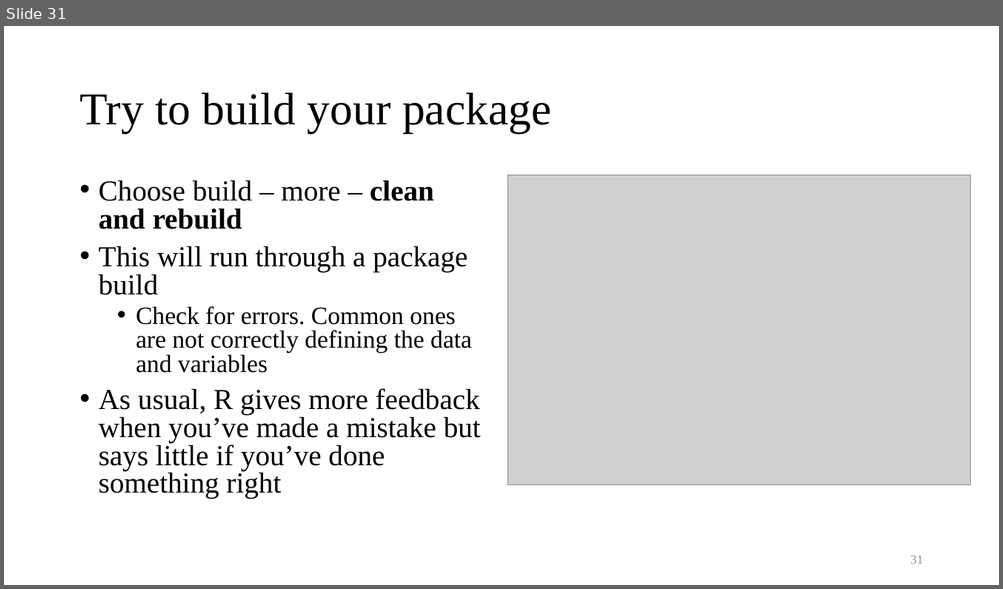
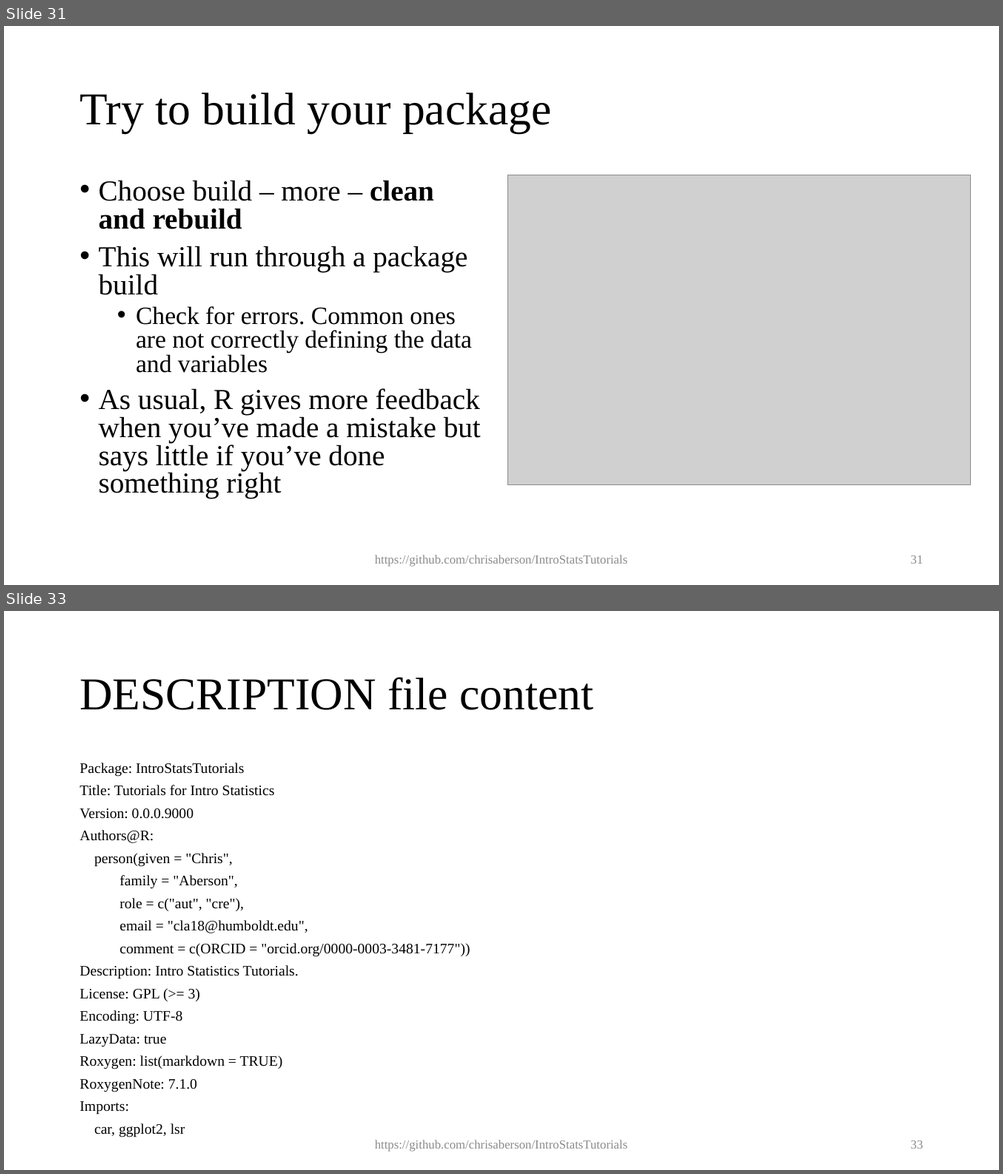
Before and after one commit to chrisaberson/IntroStatsTutorials, a slide deck: ppt/learnr.pptx. Shown one above the other, each under a label of ours: slide 31 before the commit, slides 31 and 33 after it; the slides between them are not shown. The pictures are 1003x589 and 1003x1174 pixels, drawn with LibreOffice and Linux fonts; fonts in the diff are those of the drawing; grey boxes stand for pictures. Boxes give left, top, right and bottom in pixels: in the first picture for what was removed or moved away, otherwise in the second. Text is boxed around its words. In the diff, an @@ line names an element or a change of style, - is before the commit and + after.

```diff
--- a/ppt/learnr.pptx
+++ b/ppt/learnr.pptx
@@ slide 33 added at <box>4,611,999,1170</box>, background #FFFFFF @@
@@ title added at <box>79,677,593,710</box>, 44 pt, text #000000 @@
+DESCRIPTION file content
@@ text added at <box>79,763,469,1138</box>, 14 pt, text #000000 @@
+Package: IntroStatsTutorials
+Title: Tutorials for Intro Statistics
+Version: 0.0.0.9000
+Authors@R:
+person(given = "Chris",
+family = "Aberson",
+role = c("aut", "cre"),
+email = "cla18@humboldt.edu",
+comment = c(ORCID = "orcid.org/0000-0003-3481-7177"))
+Description: Intro Statistics Tutorials.
+License: GPL (>= 3)
+Encoding: UTF-8
+LazyData: true
+Roxygen: list(markdown = TRUE)
+RoxygenNote: 7.1.0
+Imports:
+car, ggplot2, lsr
@@ text added at <box>375,1140,628,1152</box>, 12 pt, text #8C8C8C @@
+https://github.com/chrisaberson/IntroStatsTutorials
@@ page number added at <box>910,1141,923,1149</box>, 12 pt, text #8C8C8C @@
+33
@@ slide 31 changed as well @@
@@ text added at <box>375,555,628,567</box>, 12 pt, text #8C8C8C @@
+https://github.com/chrisaberson/IntroStatsTutorials
```
Also in this commit, not shown: 41 other slides changed, 3 other slides added.
